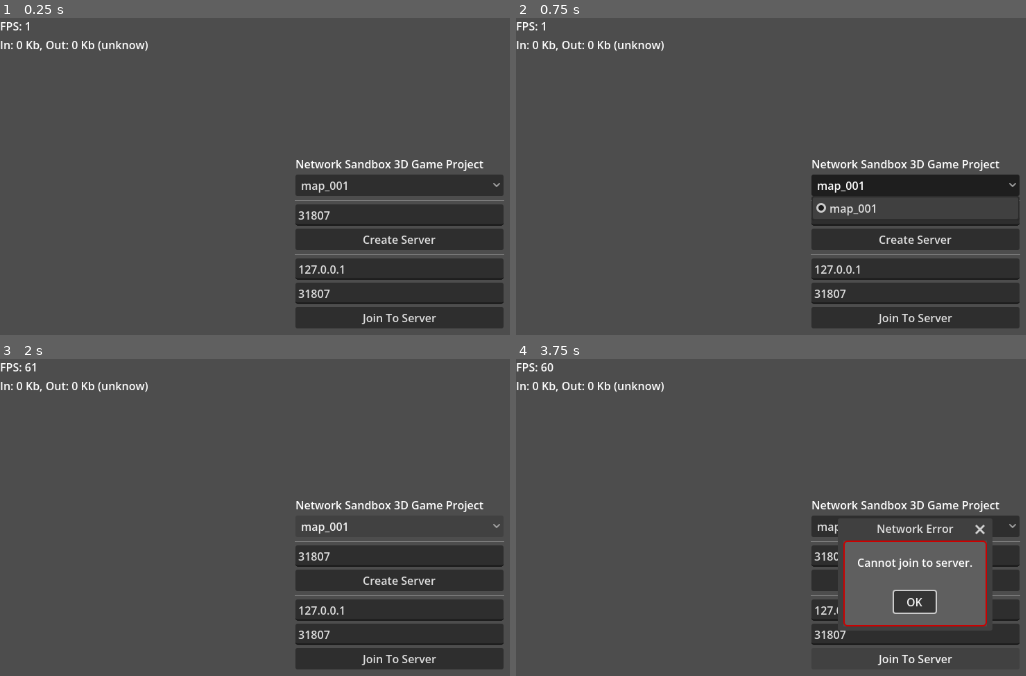
Above: before the commit, frames 1-4 (two rows, left to right).
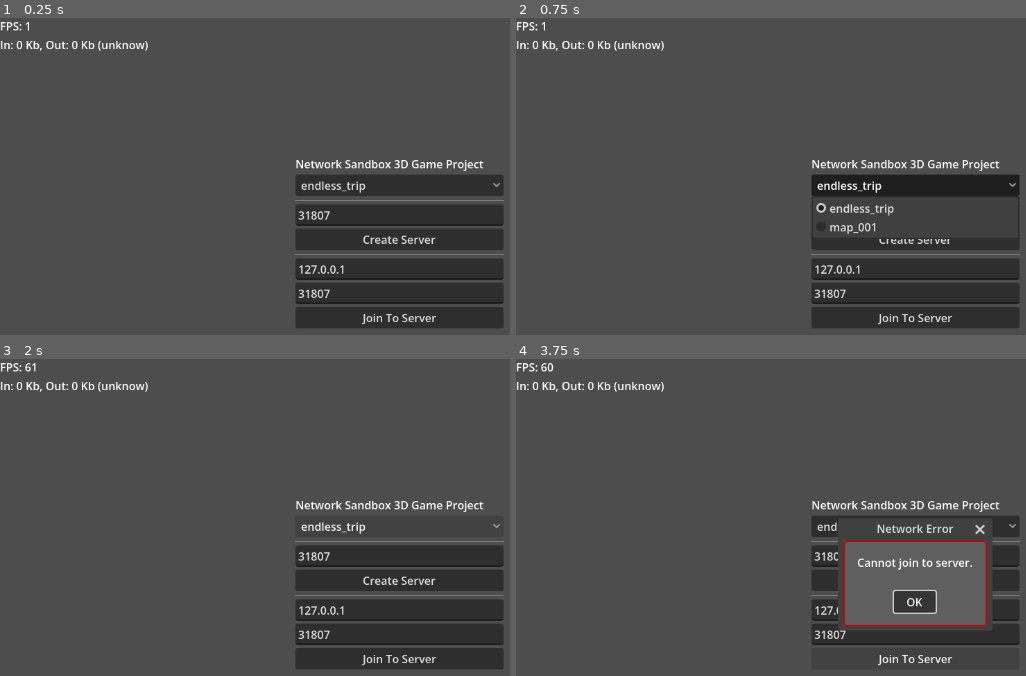
Above: after the commit, the same moments.

Repository: robb83/godot-multiplayer-sandbox-3d
Game: Godot game, scene res://scenes/main.tscn
The game is run twice, just before and just after one commit, with the same random seed, the same clock (stepped at 60 frames per second) and the same inputs. Sound files missing from this copy of the repository are replaced by a short silence.
Inputs:
- Up to frame 1 (0.25 s): no input
- Up to frame 2 (0.75 s): click "map_001" (after the commit: "endless_trip") at 0.5 s
- Up to frame 3 (2 s): click "map_001" (after the commit: "endless_trip") at 1.25 s
- Up to frame 4 (3.75 s): click "Create Server" at 2 s; click "OK" at 2.75 s; click "Join To Server" at 3.5 s

The runs differ from the first frame. In frame 1, 0.2% of the frame differs, in the area x 59-72%, y 51-56%; in frame 2, 0.9%, in the area x 58-99%, y 51-70%; in frame 3, 0.2%; in frame 4, less than 0.1%.

Commit message:
feat: testing an endless multiplayer world scene

Diff:
--- a/objects/player.gd
+++ b/objects/player.gd
@@ -164,7 +164,7 @@
 
 		_ladder_check()
 
-func _handle_ladder(delta):
+func _handle_ladder(_delta):
 	if is_on_floor() and direction.y > 0:
 		is_on_ladder = false
 		return
--- /dev/null
+++ b/scenes/levels/endless_chunks/endless_trip_chunk.tscn
@@ -0,0 +1,32 @@
+[gd_scene format=3 uid="uid://c20jwf7rv8lba"]
+
+[ext_resource type="Script" uid="uid://dsn5hxvdur310" path="res://scripts/endless_chunk_instance.gd" id="1_hlu2n"]
+[ext_resource type="Texture2D" uid="uid://bpnrngm7wcbmk" path="res://assets/kenney_prototype_textures/Vector/texture_09.svg" id="2_ur7ch"]
+
+[sub_resource type="BoxShape3D" id="BoxShape3D_8iarp"]
+size = Vector3(20, 0.1, 20)
+
+[sub_resource type="BoxMesh" id="BoxMesh_8vlvx"]
+size = Vector3(20, 0.1, 20)
+
+[sub_resource type="StandardMaterial3D" id="StandardMaterial3D_tdo0a"]
+albedo_texture = ExtResource("2_ur7ch")
+uv1_triplanar = true
+texture_filter = 5
+
+[node name="EndlessTripChunk2" type="Node3D" unique_id=77804603]
+script = ExtResource("1_hlu2n")
+metadata/_custom_type_script = "uid://dsn5hxvdur310"
+
+[node name="StaticObjects" type="Node3D" parent="." unique_id=808675030]
+
+[node name="StaticBody3D" type="StaticBody3D" parent="StaticObjects" unique_id=1012331213]
+
+[node name="CollisionShape3D" type="CollisionShape3D" parent="StaticObjects/StaticBody3D" unique_id=738384667]
+shape = SubResource("BoxShape3D_8iarp")
+
+[node name="MeshInstance3D" type="MeshInstance3D" parent="StaticObjects/StaticBody3D" unique_id=1592227997]
+mesh = SubResource("BoxMesh_8vlvx")
+surface_material_override/0 = SubResource("StandardMaterial3D_tdo0a")
+
+[node name="DynamicObjects" type="Node3D" parent="." unique_id=1792608229]
--- /dev/null
+++ b/scenes/levels/endless_chunks/endless_trip_chunk_start.tscn
@@ -0,0 +1,36 @@
+[gd_scene format=3 uid="uid://dl4nxm4kyp1t"]
+
+[ext_resource type="Script" uid="uid://dsn5hxvdur310" path="res://scripts/endless_chunk_instance.gd" id="1_g5v64"]
+[ext_resource type="Texture2D" uid="uid://bpnrngm7wcbmk" path="res://assets/kenney_prototype_textures/Vector/texture_09.svg" id="1_ix2sv"]
+[ext_resource type="PackedScene" uid="uid://cj74uk6yjvcay" path="res://objects/static_garage.tscn" id="2_g5v64"]
+
+[sub_resource type="BoxShape3D" id="BoxShape3D_8iarp"]
+size = Vector3(20, 0.1, 20)
+
+[sub_resource type="BoxMesh" id="BoxMesh_8vlvx"]
+size = Vector3(20, 0.1, 20)
+
+[sub_resource type="StandardMaterial3D" id="StandardMaterial3D_tdo0a"]
+albedo_texture = ExtResource("1_ix2sv")
+uv1_triplanar = true
+texture_filter = 5
+
+[node name="EndlessTripChunk" type="Node3D" unique_id=501449724]
+script = ExtResource("1_g5v64")
+metadata/_custom_type_script = "uid://dsn5hxvdur310"
+
+[node name="StaticObjects" type="Node3D" parent="." unique_id=808675030]
+
+[node name="Platform" type="StaticBody3D" parent="StaticObjects" unique_id=1012331213]
+
+[node name="CollisionShape3D" type="CollisionShape3D" parent="StaticObjects/Platform" unique_id=738384667]
+shape = SubResource("BoxShape3D_8iarp")
+
+[node name="MeshInstance3D" type="MeshInstance3D" parent="StaticObjects/Platform" unique_id=1592227997]
+mesh = SubResource("BoxMesh_8vlvx")
+surface_material_override/0 = SubResource("StandardMaterial3D_tdo0a")
+
+[node name="Garage" parent="StaticObjects" unique_id=1434474583 instance=ExtResource("2_g5v64")]
+transform = Transform3D(1, 0, 0, 0, 1, 0, 0, 0, 1, 0, 0, -4)
+
+[node name="DynamicObjects" type="Node3D" parent="." unique_id=1792608229]
--- /dev/null
+++ b/scenes/levels/endless_trip.gd
@@ -0,0 +1,63 @@
+extends Node3D
+
+# test: what happening for the remote player when stand on unloaded chunk
+
+@onready var chunk_manager: EndlessChunkManager = $ChunkManager
+@onready var players: Node3D = $ChunkManager/Players
+
+@onready var player_template = preload("res://objects/player.tscn")
+@onready var pickable_01 = preload("res://objects/pickable_03.tscn")
+
+const SPAWN_POINT := Vector3(0, 0.5, 7)
+const SPAWN_RANDOM := 2.0
+
+func _ready():
+	print("_READY")
+	Input.mouse_mode = Input.MOUSE_MODE_CAPTURED
+	$MultiplayerSpawnerPlayers.spawn_function = _handle_player_spawn
+	if multiplayer.is_server():
+		add_player(1)
+		for id in multiplayer.get_peers():
+			add_player(id)
+
+func _enter_tree() -> void:
+	GameState.current_world = self
+
+func _exit_tree() -> void:
+	GameState.current_world = null
+
+func _handle_player_spawn(data):
+	print("[%s] _handle_player_spawn: %s" % [multiplayer.get_unique_id(), str(data)])
+
+	var player_peer_id = data[0]
+	var player_position = data[1]
+
+	var character = player_template.instantiate()
+	character.player_peer_id = player_peer_id
+	character.name = str(player_peer_id)
+	character.position = player_position
+	return character
+
+func add_player(id: int):
+	print("[%s] add_player " % [multiplayer.get_unique_id()])
+	var dir := Vector2.from_angle(randf() * 2 * PI)
+	var pos := SPAWN_POINT + Vector3(dir.x, 0.0, dir.y) * SPAWN_RANDOM
+	$MultiplayerSpawnerPlayers.spawn([id, pos])
+
+func del_player(id: int):
+	if not players.has_node(str(id)):
+		return
+	players.get_node(str(id)).queue_free()
+
+func get_player_by_peer(peer_id):
+	return players.get_node(str(peer_id)) if players.has_node(str(peer_id)) else null
+
+func get_client_player():
+	return get_player_by_peer(multiplayer.get_unique_id())
+
+@rpc("any_peer", "call_local")
+func spawn_object(pos):
+	if is_multiplayer_authority():
+		var object = pickable_01.instantiate()
+		object.position = pos
+		add_child(object, true)
--- /dev/null
+++ b/scenes/levels/endless_trip.tscn
@@ -0,0 +1,58 @@
+[gd_scene format=3 uid="uid://b2yv3te40muni"]
+
+[ext_resource type="Script" uid="uid://bsyxh02gqd0eb" path="res://scenes/levels/endless_trip.gd" id="1_2pucn"]
+[ext_resource type="Script" uid="uid://dgjmbcyaafigc" path="res://scripts/day_night_cycle.gd" id="2_by6k3"]
+[ext_resource type="Script" uid="uid://b6k1du7261ne8" path="res://scripts/endless_chunk_manager.gd" id="3_by6k3"]
+[ext_resource type="PackedScene" uid="uid://c20jwf7rv8lba" path="res://scenes/levels/endless_chunks/endless_trip_chunk.tscn" id="4_1alcj"]
+[ext_resource type="PackedScene" uid="uid://dl4nxm4kyp1t" path="res://scenes/levels/endless_chunks/endless_trip_chunk_start.tscn" id="5_1alcj"]
+
+[sub_resource type="ProceduralSkyMaterial" id="ProceduralSkyMaterial_vfhxo"]
+sky_horizon_color = Color(0.66224277, 0.6717428, 0.6867428, 1)
+ground_horizon_color = Color(0.66224277, 0.6717428, 0.6867428, 1)
+
+[sub_resource type="Sky" id="Sky_eln3k"]
+sky_material = SubResource("ProceduralSkyMaterial_vfhxo")
+
+[sub_resource type="Environment" id="Environment_by6k3"]
+background_mode = 2
+sky = SubResource("Sky_eln3k")
+tonemap_mode = 2
+glow_enabled = true
+
+[sub_resource type="SceneReplicationConfig" id="SceneReplicationConfig_2pucn"]
+properties/0/path = NodePath("DayNightCycle:time_of_day")
+properties/0/spawn = true
+properties/0/replication_mode = 1
+
+[node name="EndlessTrip" type="Node3D" unique_id=1451109701]
+script = ExtResource("1_2pucn")
+
+[node name="MultiplayerSpawnerPlayers" type="MultiplayerSpawner" parent="." unique_id=1489681149]
+spawn_path = NodePath("../ChunkManager/Players")
+
+[node name="WorldEnvironment" type="WorldEnvironment" parent="." unique_id=41324744]
+environment = SubResource("Environment_by6k3")
+
+[node name="DirectionalLight3D" type="DirectionalLight3D" parent="." unique_id=1924739032]
+transform = Transform3D(-0.8660254, -0.43301278, 0.25, 0, 0.49999997, 0.86602545, -0.50000006, 0.75, -0.43301266, 0, 0, 0)
+shadow_enabled = true
+
+[node name="DayNightCycle" type="Node" parent="." unique_id=1290004752 node_paths=PackedStringArray("directional_light_3d")]
+script = ExtResource("2_by6k3")
+directional_light_3d = NodePath("../DirectionalLight3D")
+metadata/_custom_type_script = "uid://dgjmbcyaafigc"
+
+[node name="MultiplayerSynchronizer" type="MultiplayerSynchronizer" parent="DayNightCycle" unique_id=498714535]
+root_path = NodePath("../..")
+replication_config = SubResource("SceneReplicationConfig_2pucn")
+
+[node name="ChunkManager" type="Node3D" parent="." unique_id=322459860]
+script = ExtResource("3_by6k3")
+chunk_scene = ExtResource("4_1alcj")
+start_scene = ExtResource("5_1alcj")
+chunk_length = 20.0
+metadata/_custom_type_script = "uid://b6k1du7261ne8"
+
+[node name="Players" type="Node3D" parent="ChunkManager" unique_id=1471487036]
+
+[node name="Chunks" type="Node3D" parent="ChunkManager" unique_id=1853831788]
--- /dev/null
+++ b/scripts/endless_chunk_instance.gd
@@ -0,0 +1,40 @@
+extends Node3D
+class_name EndlessChunkInstance
+
+var players = {}
+
+func _ready():
+	set_synchronizers_visibility_safe(false)
+	if not is_multiplayer_authority():
+		set_synchronizers_visibility_for(1, true)
+
+func set_synchronizers_visibility_for(peer_id : int, value: bool) -> void:
+	if not visible and players.has(peer_id):
+		players.erase(peer_id)
+	elif visible:
+		players[peer_id] = true
+
+	_set_synchronizers_visibility_for(self, peer_id, value)
+
+func _set_synchronizers_visibility_for(root: Node, peer_id : int, value: bool) -> void:
+	if !is_instance_valid(root):
+		return
+
+	if root is MultiplayerSynchronizer:
+		root.set_visibility_for(peer_id, value)
+
+	for child in root.get_children():
+		_set_synchronizers_visibility_for(child, peer_id, value)
+
+func set_synchronizers_visibility_safe(value: bool) -> void:
+	_set_synchronizers_visibility_safe(self, value)
+
+func _set_synchronizers_visibility_safe(root: Node, value: bool) -> void:
+	if !is_instance_valid(root):
+		return
+
+	if root is MultiplayerSynchronizer:
+		root.public_visibility = false
+
+	for child in root.get_children():
+		_set_synchronizers_visibility_safe(child, value)
--- /dev/null
+++ b/scripts/endless_chunk_manager.gd
@@ -0,0 +1,66 @@
+extends Node3D
+class_name EndlessChunkManager
+
+# TODO:
+# test: unload chunk with remote player on it
+# test: remote player chunks keep it on server
+# test: authorization transfer to client
+# test: disable player synchronization
+
+@onready var chunks: Node3D = $Chunks
+
+@export var chunk_scene: PackedScene
+@export var start_scene: PackedScene
+@export var chunk_length: float = 50.0
+@export var view_distance: int = 5
+
+var player : Player = null
+var spawned_chunks = {}
+var last_chunk_index : int = 0
+
+func _process(_delta):
+	update_chunks()
+
+func update_chunks():
+	if not player:
+		if GameState.current_world:
+			player = GameState.current_world.get_client_player()
+			if not player:
+				return
+
+	var player_z = player.global_transform.origin.z
+	var current_chunk = int(player_z / chunk_length)
+
+	for i in range(current_chunk, current_chunk + view_distance):
+		if not spawned_chunks.has(i):
+			_spawn_chunk(i)
+			chunk_loaded.rpc(i)
+
+	for key in spawned_chunks.keys():
+		if key < current_chunk - 2:
+			if multiplayer.is_server() and spawned_chunks[key].players.size() > 0:
+				return
+			spawned_chunks[key].queue_free()
+			spawned_chunks.erase(key)
+			chunk_removed.rpc(key)
+
+func _spawn_chunk(index):
+	var chunk = start_scene.instantiate() if index == 0 else chunk_scene.instantiate()
+	chunk.name = str(index)
+	chunk.position.z = index * chunk_length
+	chunks.add_child(chunk)
+	spawned_chunks[index] = chunk
+
+@rpc("any_peer")
+func chunk_loaded(chunk):
+	var peer_id = multiplayer.get_remote_sender_id()
+	print("[%s] chunk_loaded: %s, %s" % [multiplayer.get_unique_id(), chunk, peer_id])
+	if spawned_chunks.has(chunk):
+		spawned_chunks[chunk].set_synchronizers_visibility_for(multiplayer.get_remote_sender_id(), true)
+
+@rpc("any_peer")
+func chunk_removed(chunk):
+	var peer_id = multiplayer.get_remote_sender_id()
+	print("[%s] chunk_removed: %s, %s" % [multiplayer.get_unique_id(), chunk, peer_id])
+	if spawned_chunks.has(chunk):
+		spawned_chunks[chunk].set_synchronizers_visibility_for(multiplayer.get_remote_sender_id(), false)
Not shown, added: scenes/levels/endless_trip.gd.uid
Not shown, added: scripts/endless_chunk_instance.gd.uid
Not shown, added: scripts/endless_chunk_manager.gd.uid
